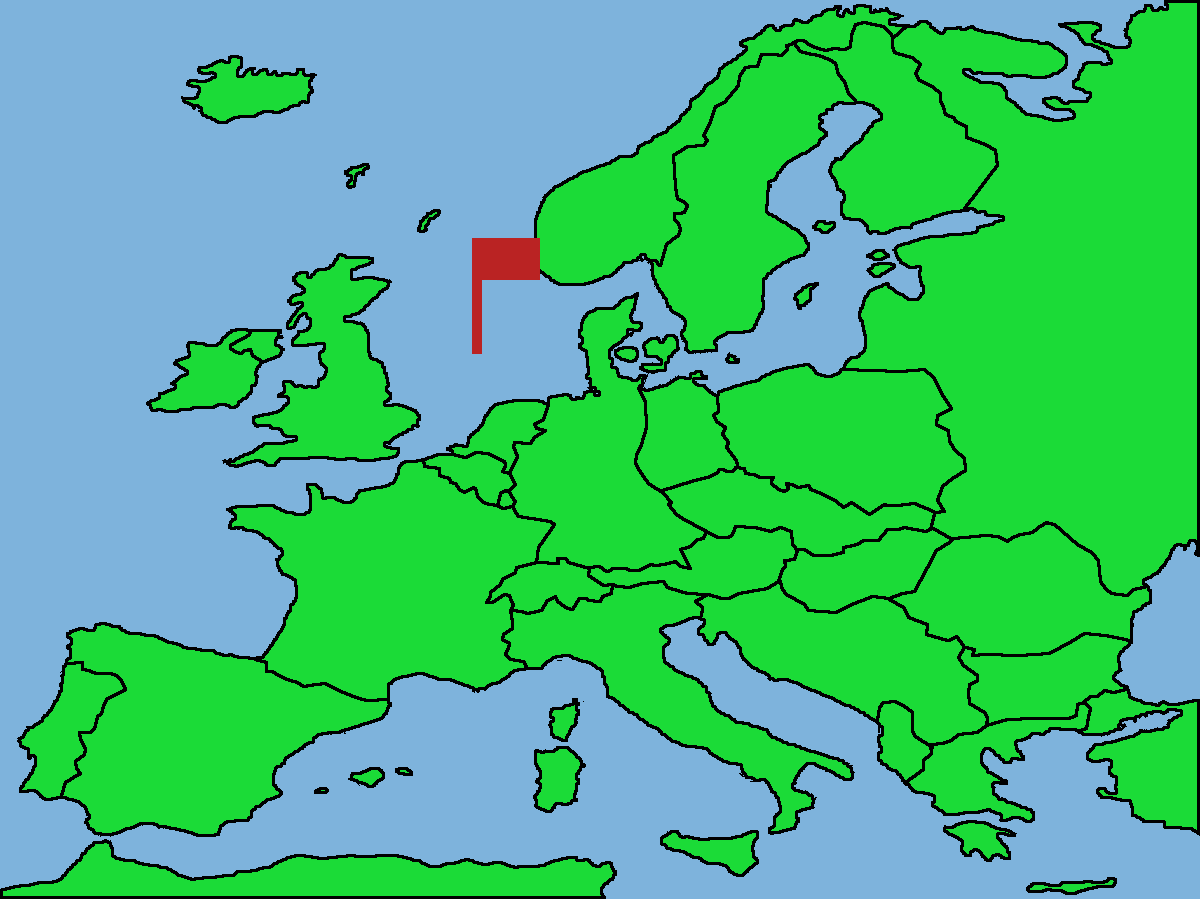
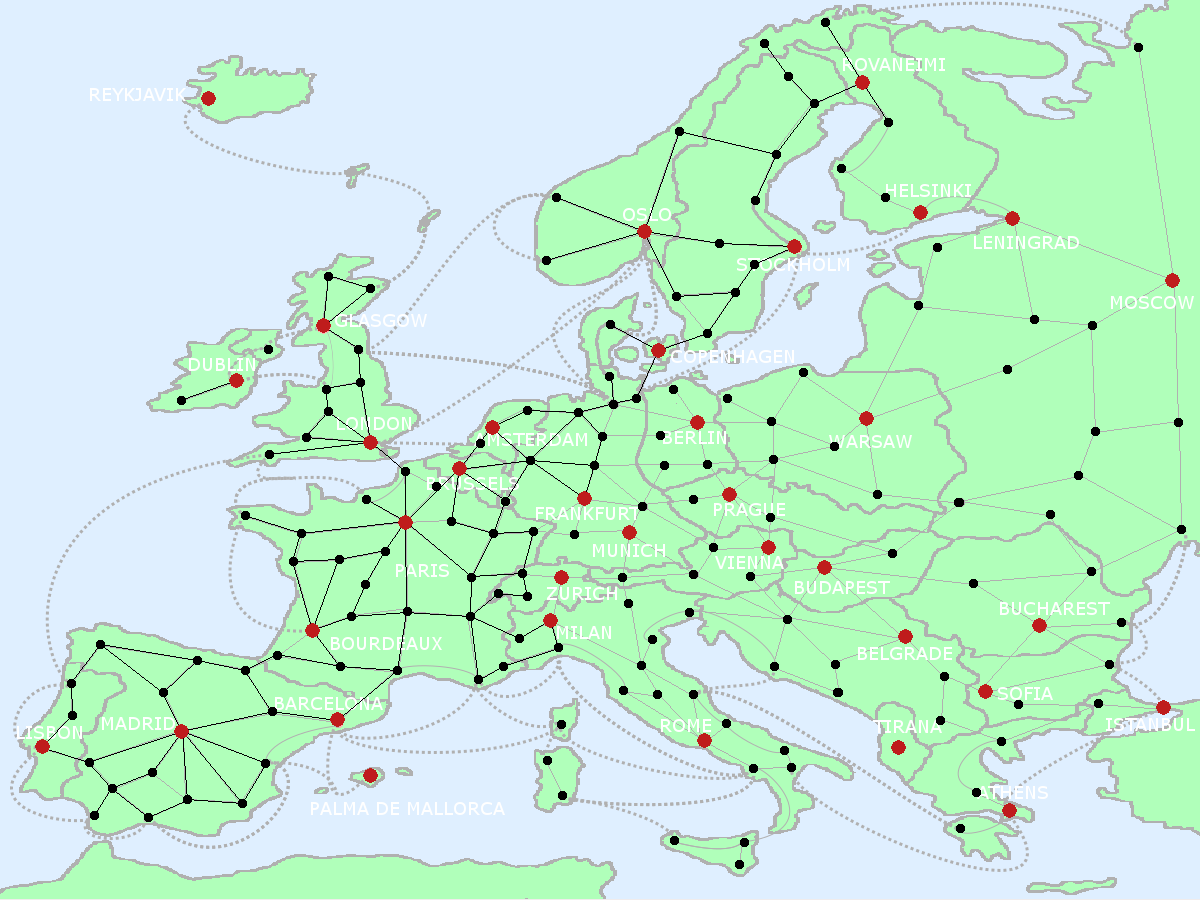
The second w=1200, h=900 image is a revision of the first. Changes to its layers:
removed layer "flag #1" over box(472, 238, 540, 354)
added layer "airports" above "land links" over box(35, 75, 1180, 818)
added layer "land links" above "cities" over box(41, 22, 889, 818)
added layer "cities" above "borders" over box(67, 18, 1186, 869)
hid "borders" over box(60, 21, 1149, 797)
showed "ivan-map.png", opacity 23% → 31% over box(0, 0, 1200, 900)
hid "land edges copy" over box(0, 0, 1200, 899)
hid "land edges" over box(0, 0, 1200, 899)
hid "sea" over box(0, 0, 1200, 899)
